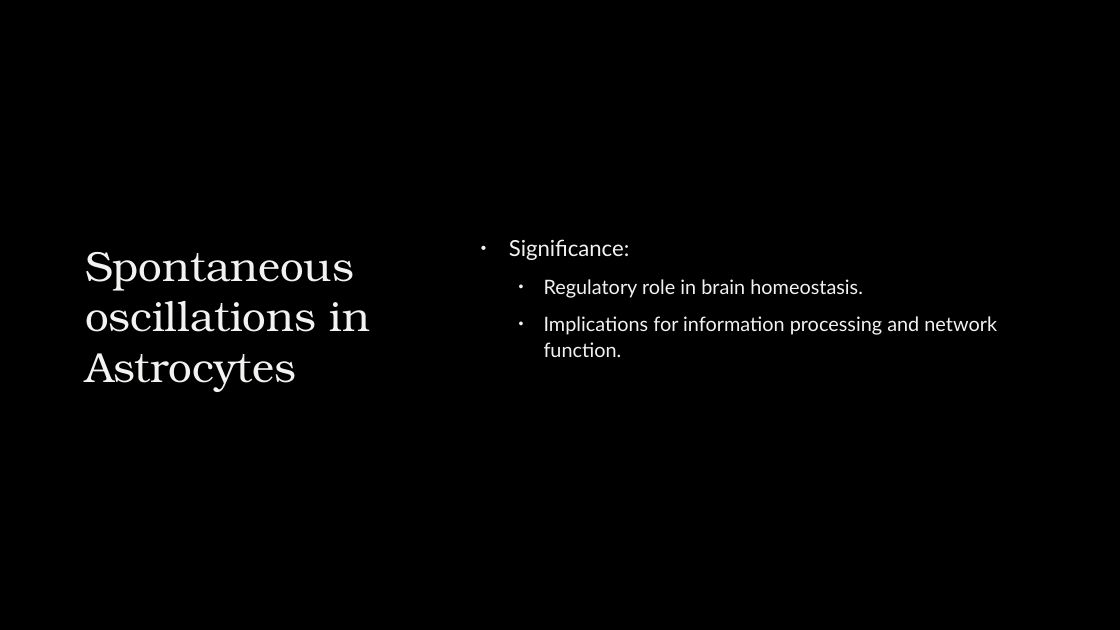
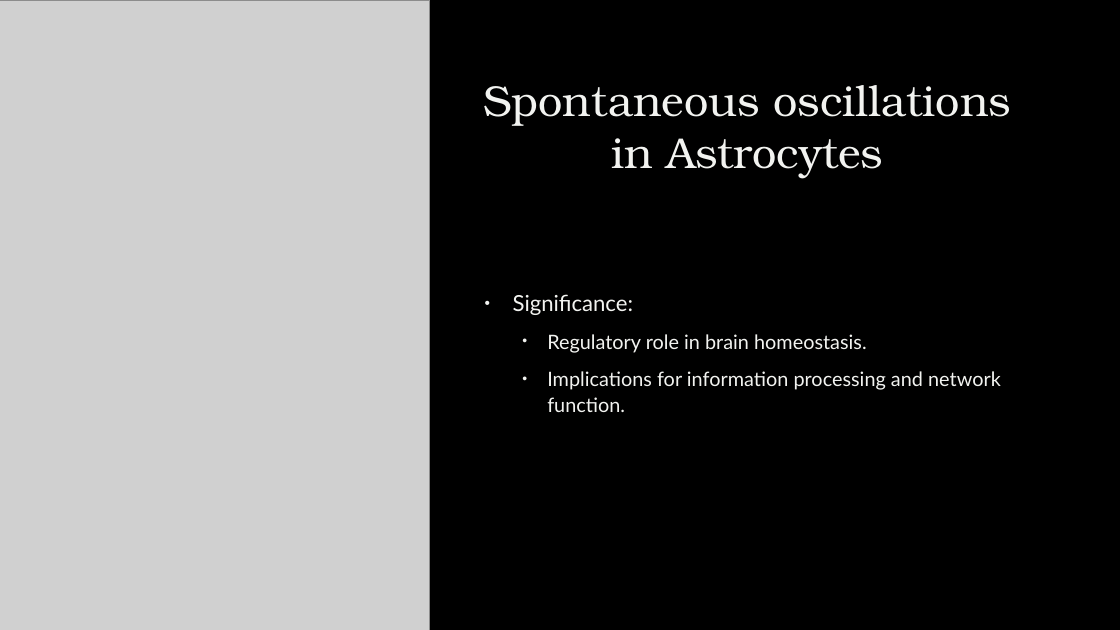
Before and after one commit to ekremdemirboga/modelling-calcium-oscillations-in-astrocytes, a slide deck: slide 4 of final/final.pptx. Drawn at 1120x630 pixels with LibreOffice and Linux fonts; fonts in the diff are those of the drawing; grey boxes stand for pictures; background and template pictures are left out. Boxes give left, top, right and bottom in pixels: in the first picture for what was removed or moved away, otherwise in the second. Text is boxed around its words. In the diff, an @@ line names an element or a change of style, - is before the commit and + after.

```diff
--- a/final/final.pptx
+++ b/final/final.pptx
@@ picture added at (0,0,419,630) @@
@@ picture added at (0,0,430,630) @@
@@ title "Spontaneous oscillations in Astrocytes": place and size @@
-title "Spontaneous oscillations in Astrocytes" at (85,252,369,392)
+title "Spontaneous oscillations in Astrocytes" at (484,85,1011,179)
@@ title "Spontaneous oscillations in Astrocytes" at (484,85,1011,179): size 36 to 37 pt; alignment left to centre @@
@@ text "Significance:": place and size @@
-text "Significance:" at (509,239,997,357)
+text "Significance:" at (513,294,1001,412)
```
Also in this commit, not shown: 5 other slides changed, 2 slides added, 18 other files.
